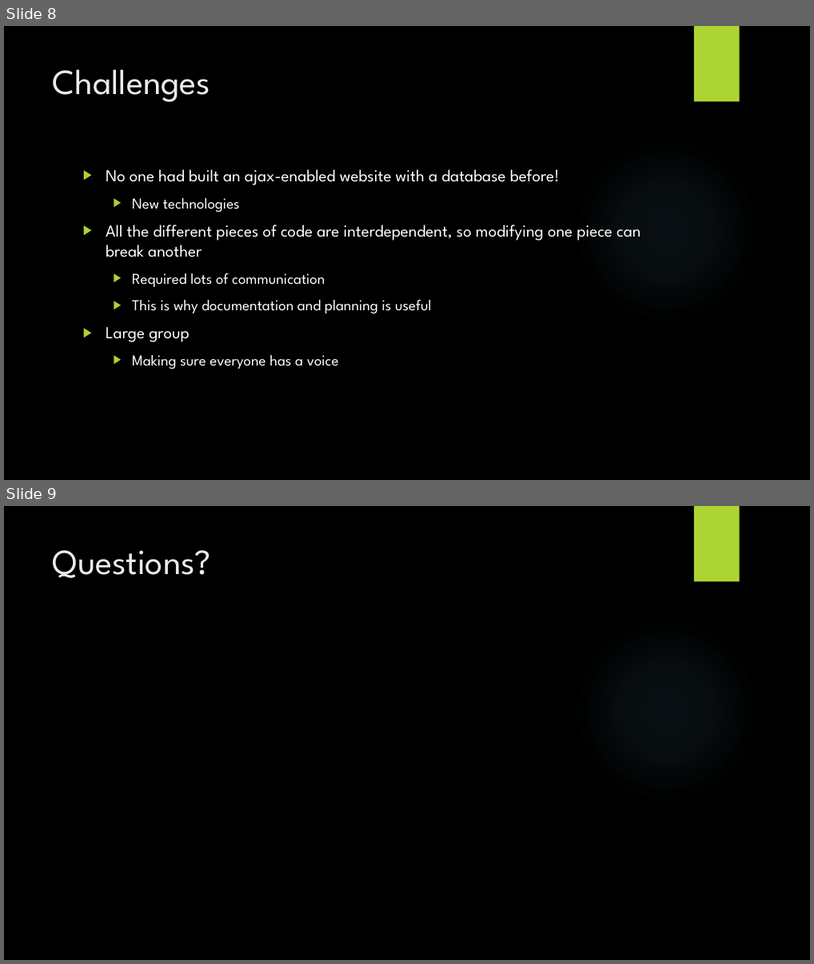
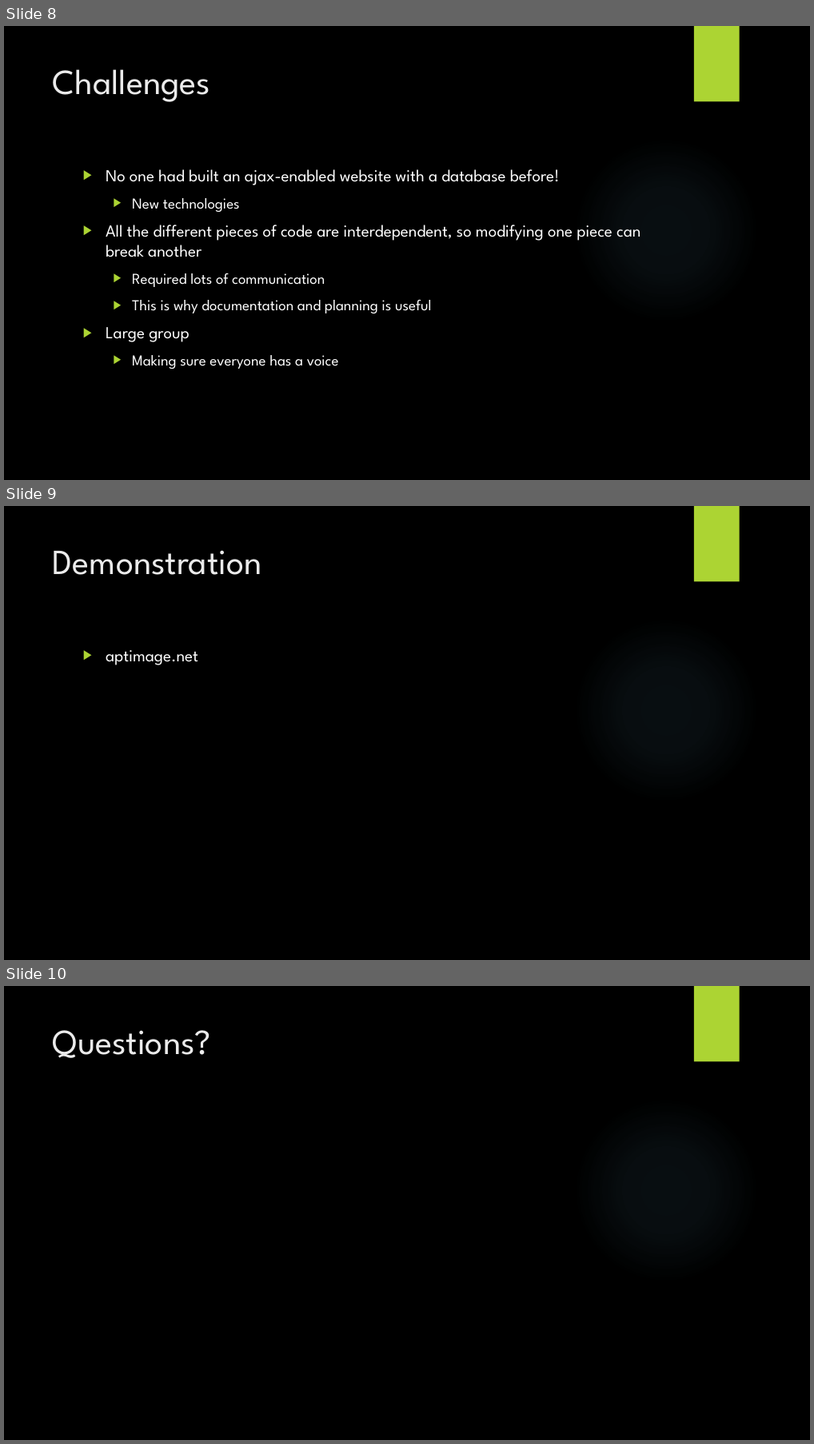
Before and after one commit to HuongD97/ContactManager, a slide deck: Images/Creating The Contact Manager.pptx. Shown one above the other, each under a label of ours: slides 8 and 9 before the commit, slides 8, 9 and 10 after it. The pictures are 814x964 and 814x1444 pixels, drawn with LibreOffice and Linux fonts; fonts in the diff are those of the drawing; background and template pictures are left out. Boxes give left, top, right and bottom in pixels: in the first picture for what was removed or moved away, otherwise in the second. Text is boxed around its words. In the diff, an @@ line names an element or a change of style, - is before the commit and + after.

Commit message:
added link to ppt

```diff
--- a/Images/Creating The Contact Manager.pptx
+++ b/Images/Creating The Contact Manager.pptx
@@ slide 9 added at (4, 506, 810, 960), background picture (left out); not listed: 2 template elements that a slide beside it also shows @@
@@ title added at (53, 550, 262, 575), 42 pt, text #EBEBEB @@
+Demonstration
@@ text added at (106, 650, 198, 665), 20 pt, text #FFFFFF @@
+▶ aptimage.net
@@ what was slide 9 is now slide 10 @@
```
